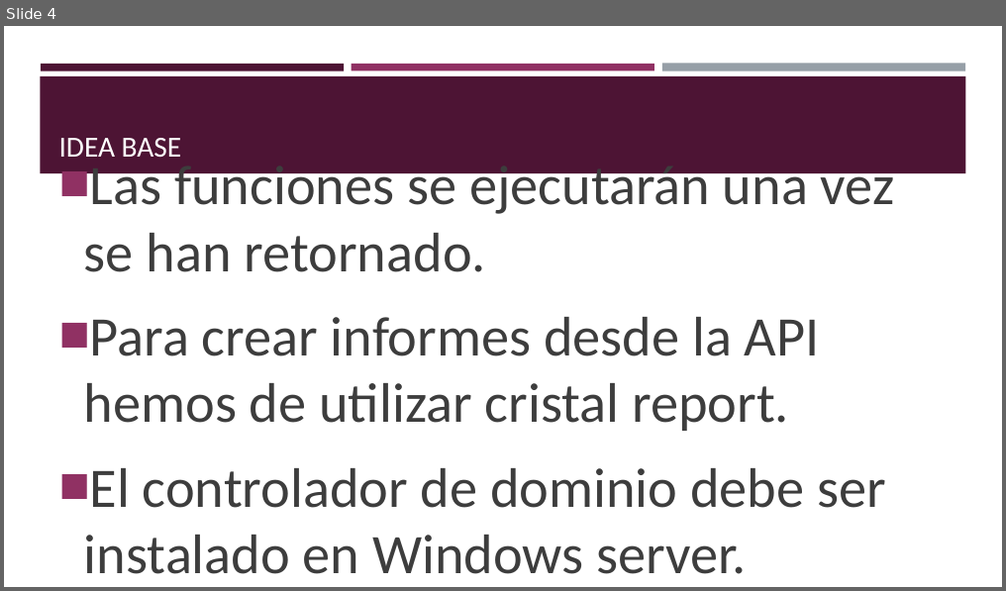
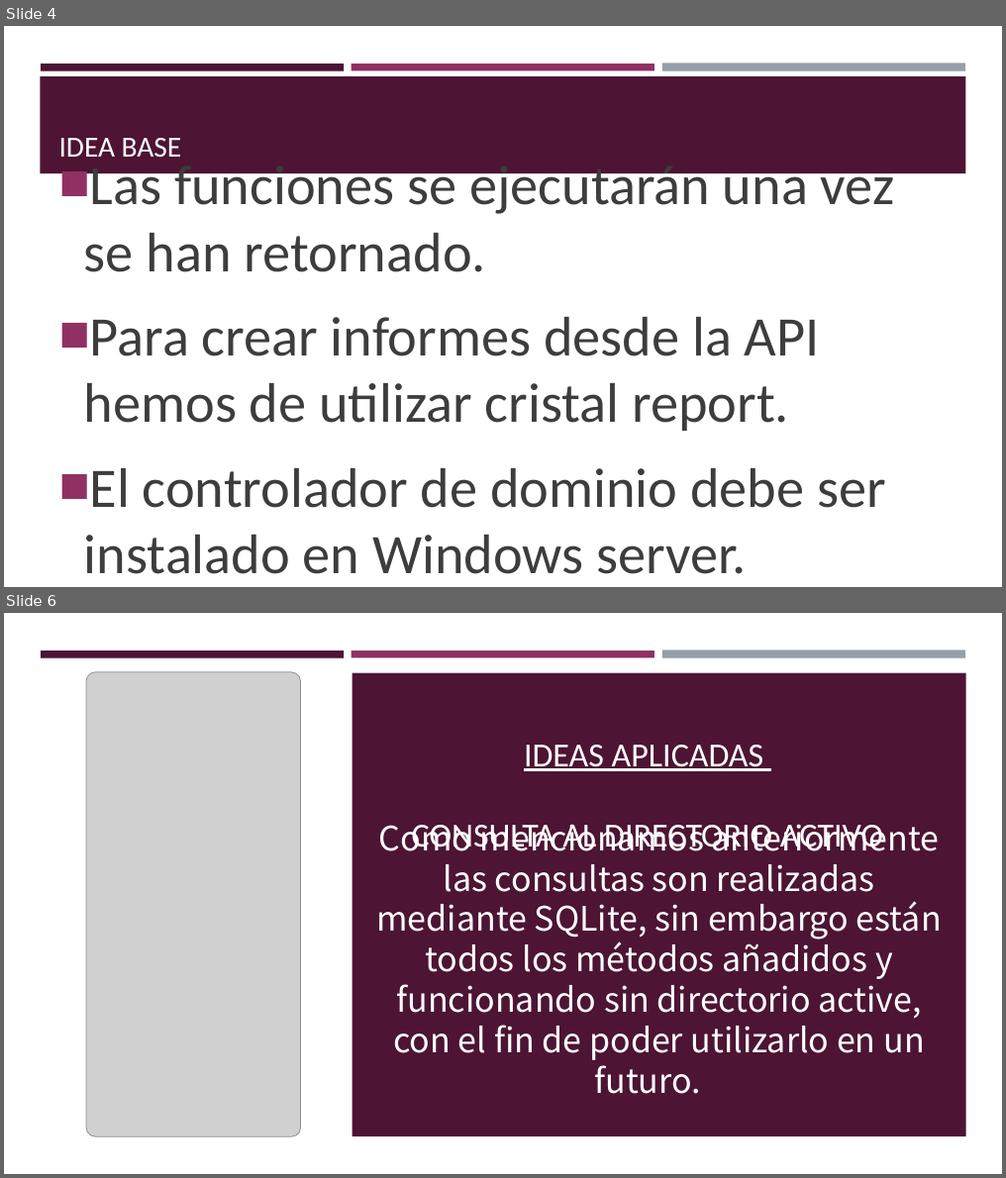
Before and after one commit to doriveramirez/ASP.NET_TUTORIAL, a slide deck: PresentacionViernes.pptx. Shown one above the other, each under a label of ours: slide 4 before the commit, slides 4 and 6 after it; the slides between them are not shown. The pictures are 1006x591 and 1006x1178 pixels, drawn with LibreOffice and Linux fonts; fonts in the diff are those of the drawing; grey boxes stand for pictures. Boxes give left, top, right and bottom in pixels: in the first picture for what was removed or moved away, otherwise in the second. Text is boxed around its words. In the diff, an @@ line names an element or a change of style, - is before the commit and + after.

```diff
--- a/PresentacionViernes.pptx
+++ b/PresentacionViernes.pptx
@@ slide 6 added at [4,613,1002,1174], background #FFFFFF @@
@@ rectangle added at [4,613,1002,1174], fill #FFFFFF @@
@@ rectangle added at [41,651,344,658], fill #4D1434 @@
@@ rectangle added at [351,651,654,658], fill #903163 @@
@@ rectangle added at [662,651,965,659], fill #969FA7 @@
@@ picture added at [86,672,300,1137] @@
@@ rectangle added at [352,672,966,1137], fill #4D1434 @@
@@ title added at [412,745,883,852], 32.4 pt, text #FFFFFF @@
+IDEAS APLICADAS
+CONSULTA AL DIRECTORIO ACTIVO
@@ text added at [376,864,942,1094], 32.4 pt, text #FFFFFF @@
+Como mencionamos anteriormente las consultas son realizadas mediante SQLite, sin embargo están todos los métodos añadidos y funcionando sin directorio active, con el fin de poder utilizarlo en un futuro.
```
Also in this commit, not shown: 1 other slide added, 1 slide removed, 1 other file.
